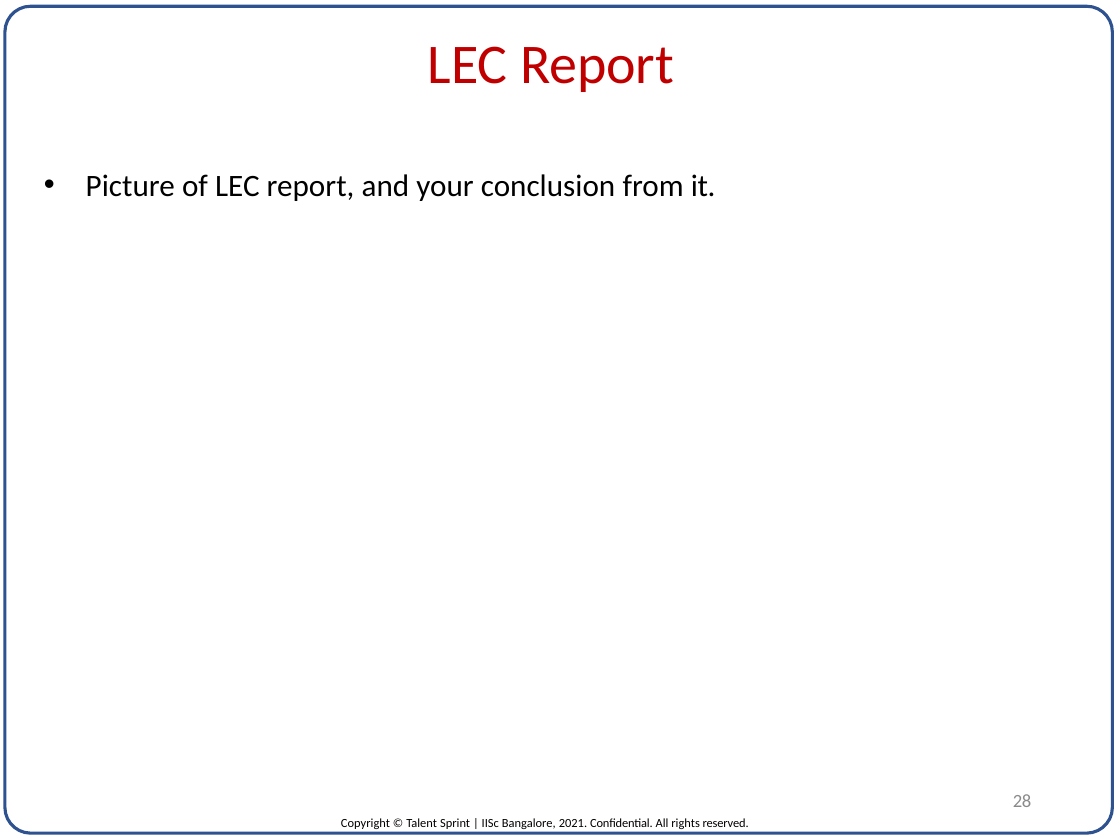
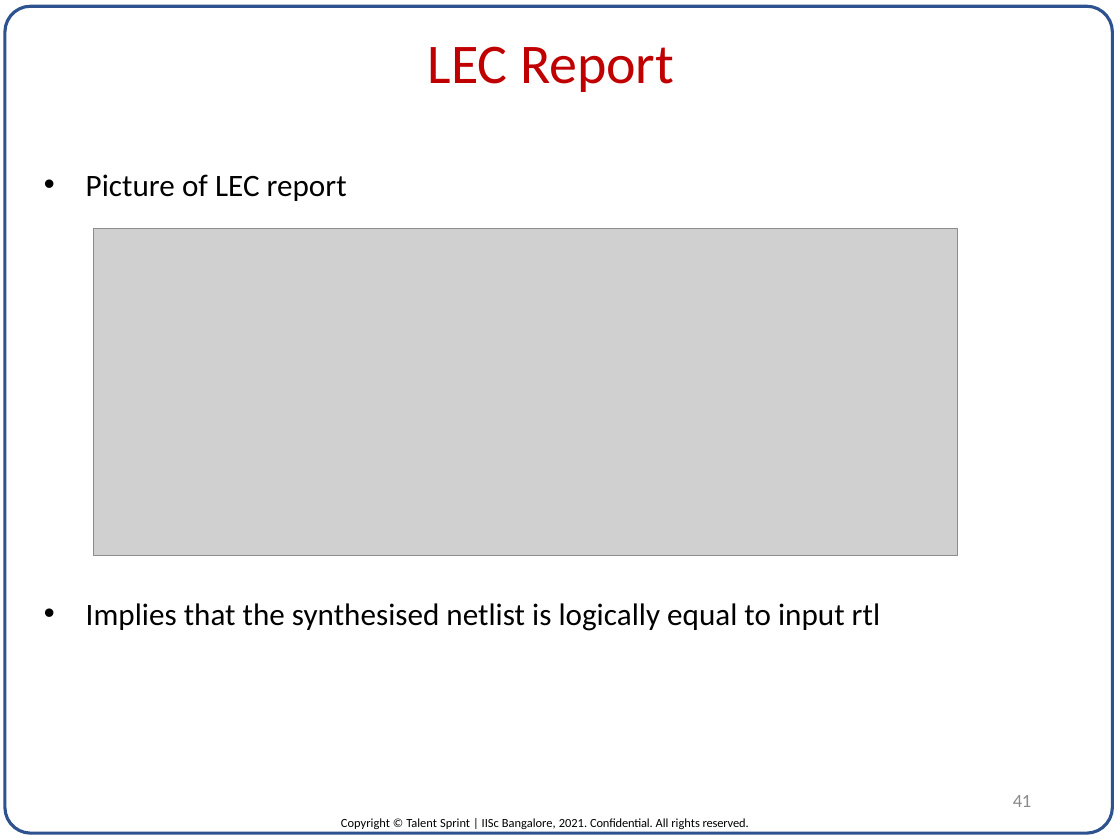
Before and after one commit to ImDanielMarkIsaac/DVLSI_ML_Project, a slide deck: slide 41 of FINAL_FILES/project_template.pptx (slide 28 before the commit). Drawn at 1120x840 pixels with LibreOffice and Linux fonts; fonts in the diff are those of the drawing; grey boxes stand for pictures. Boxes give left, top, right and bottom in pixels: in the first picture for what was removed or moved away, otherwise in the second. Text is boxed around its words. In the diff, an @@ line names an element or a change of style, - is before the commit and + after.

```diff
--- a/FINAL_FILES/project_template.pptx
+++ b/FINAL_FILES/project_template.pptx
@@ text at (86,174,880,631): text changed @@
-• Picture of LEC report, and your conclusion from it.
+• Picture of LEC report
+  • Implies that the synthesised netlist is logically equal to input rtl
@@ picture added at (93,228,958,556) @@
@@ page number at (1013,795,1031,807): text changed @@
-28
+41
```
Also in this commit, not shown: 25 other slides changed, 18 slides added, 1 other file.
